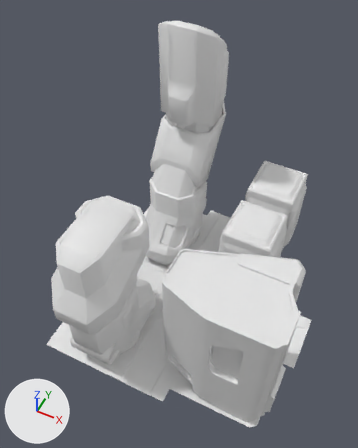
A saved change to the Blender file scenes/town-part-01.blend.
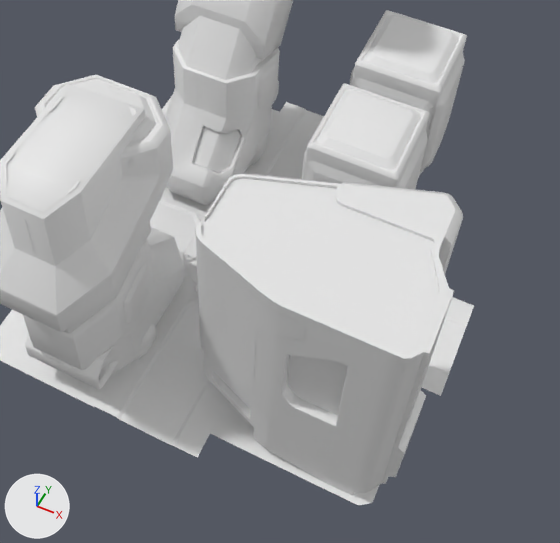
Each version is shown whole from a camera (50 mm lens) standing at (136.8, -125.8, 208.2) and looking at (74.1, -0.5, 51.6), then close up on the part from 16% to 100% of the width and 35% to 100% of the height. The axes (+X, +Y, +Z) are drawn at lower left. The lights are the same throughout. Materials are left out; every surface is plain grey.

Before the edit, the objects in view are built like this:
```python
ob_building_12_lights = bpy.data.objects.new('building 12 lights', me_cube_006)
ob_building_12_lights.parent = ob_building_12
ob_building_12_lights.location = (57.2, -139.5, -19.59)
ob_building_12_lights.scale = (4.57, 4.57, 4.57)
ob_street_axe = bpy.data.objects.new('street axe', me_street_axe)
ob_street_axe.location = (78.9, -22.9, 0.0)
ob_street_axe.scale = (1.54, 4.01, 1.54)
ob_street_axe_001 = bpy.data.objects.new('street axe.001', me_street_axe)
ob_street_axe_001.location = (78.9, 22.9, 0.0)
ob_street_axe_001.rotation_euler = (0.0, 0.0, 3.142)  # degrees (0, 0, 180)
ob_street_axe_001.scale = (1.54, 4.66, 1.54)
ob_street_axe_002 = bpy.data.objects.new('street axe.002', me_street_axe)
ob_street_axe_002.location = (55.8, 0.0, 0.0)
ob_street_axe_002.rotation_euler = (0.0, 0.0, 4.712)  # degrees (0, 0, 270)
ob_street_axe_002.scale = (1.54, 3.8, 1.54)
ob_street_axe_003 = bpy.data.objects.new('street axe.003', me_street_axe)
ob_street_axe_003.location = (102.0, 0.0, 0.0)
ob_street_axe_003.rotation_euler = (0.0, 0.0, 1.571)  # degrees (0, 0, 90)
ob_street_axe_003.scale = (1.54, 4.74, 1.54)
# also in view: 'building 12' at (56.8, -33.0, 36.4); 'street cross junction.001' at (78.9, 11.4, 2.6); 'building 11.001' at (101.1, 22.1, 22.2); 'building 13' at (54.6, 43.5, 57.4); 'building 11' at (101.1, 53.3, 22.2)
```
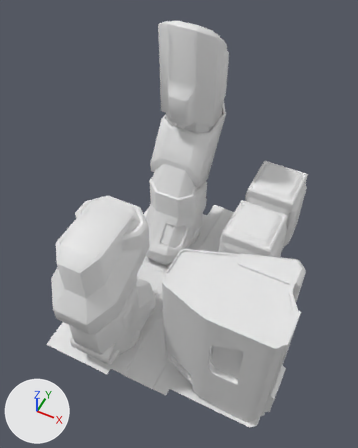
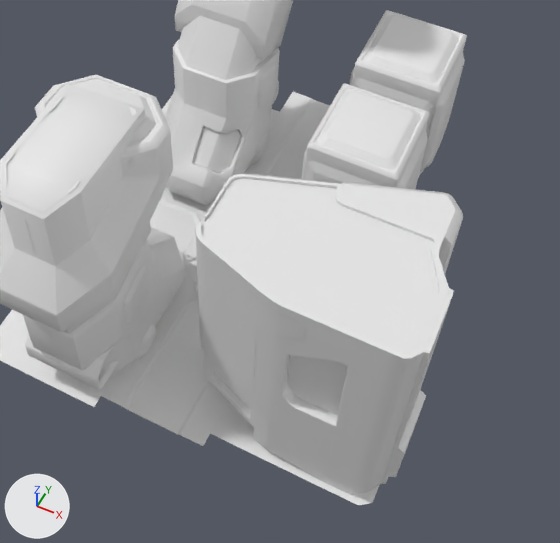
The edits, one by one:
me_street_axe is used by ob_street_axe_001; location (78.9, 22.9, 0.0); rotation (0.0, 0.0, 3.142), in degrees (0, 0, 180); scale (1.54, 4.66, 1.54).
me_street_axe had 158 vertices, 74 faces and spanned x -9.0..9.0, y -7.6..0.0, z 0.0..0.3.
me_street_axe now has 14 vertices, 6 faces and spans x -13.8..13.8, y -11.6..0.0, z 0.0..0.4.
Part 1, on me_street_axe:
13 vertices are removed from x -9.0..9.0, y -7.6..0.0, z 0.0..0.3.
6 faces are deleted.
7 vertices are added at x -13.8..13.8, y -11.6, z 0.0..0.4.
6 new vertices lie (0.0, 11.6, 0.0) away from vertices in x -13.8..13.8, y -11.6, z 0.0..0.4.
6 new faces join them.
Object 'street axe.001' (ob_street_axe_001) is rescaled from (1.54, 4.66, 1.54) to (1.0, 3.46, 1.0).
Object 'street axe.003' (ob_street_axe_003) is rescaled from (1.54, 4.74, 1.54) to (1.0, 1.0, 1.0).
Object 'street axe' (ob_street_axe) is rescaled from (1.54, 4.01, 1.54) to (1.0, 2.35, 1.0).

Changed parts and their boxes (x1, y1, x2, y2) in the close-ups (560 x 543 px; the box of a moved part takes in the faces that stretch with it):
'street axe', reshaped, rescaled (7% shorter): before (95, 311, 214, 457); after (101, 311, 214, 446)
'street axe.001', reshaped, rescaled (7% wider, 13% taller): before (244, 102, 324, 180); after (244, 92, 330, 180)
'street axe.003', reshaped, rescaled (not visible afterwards): before (421, 297, 474, 396)
part 1 of me_street_axe, moved or reshaped: before (95, 102, 474, 457); after (101, 92, 330, 446)
